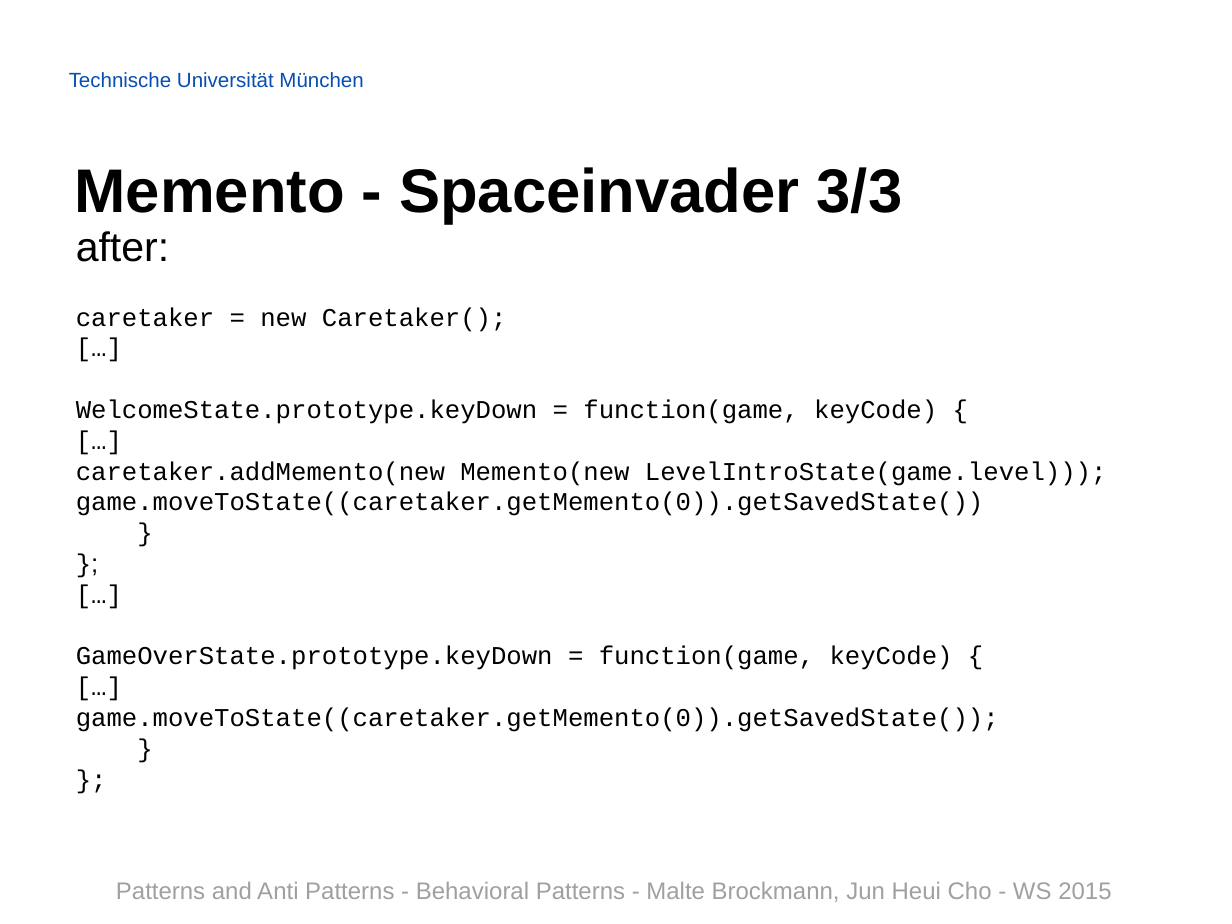
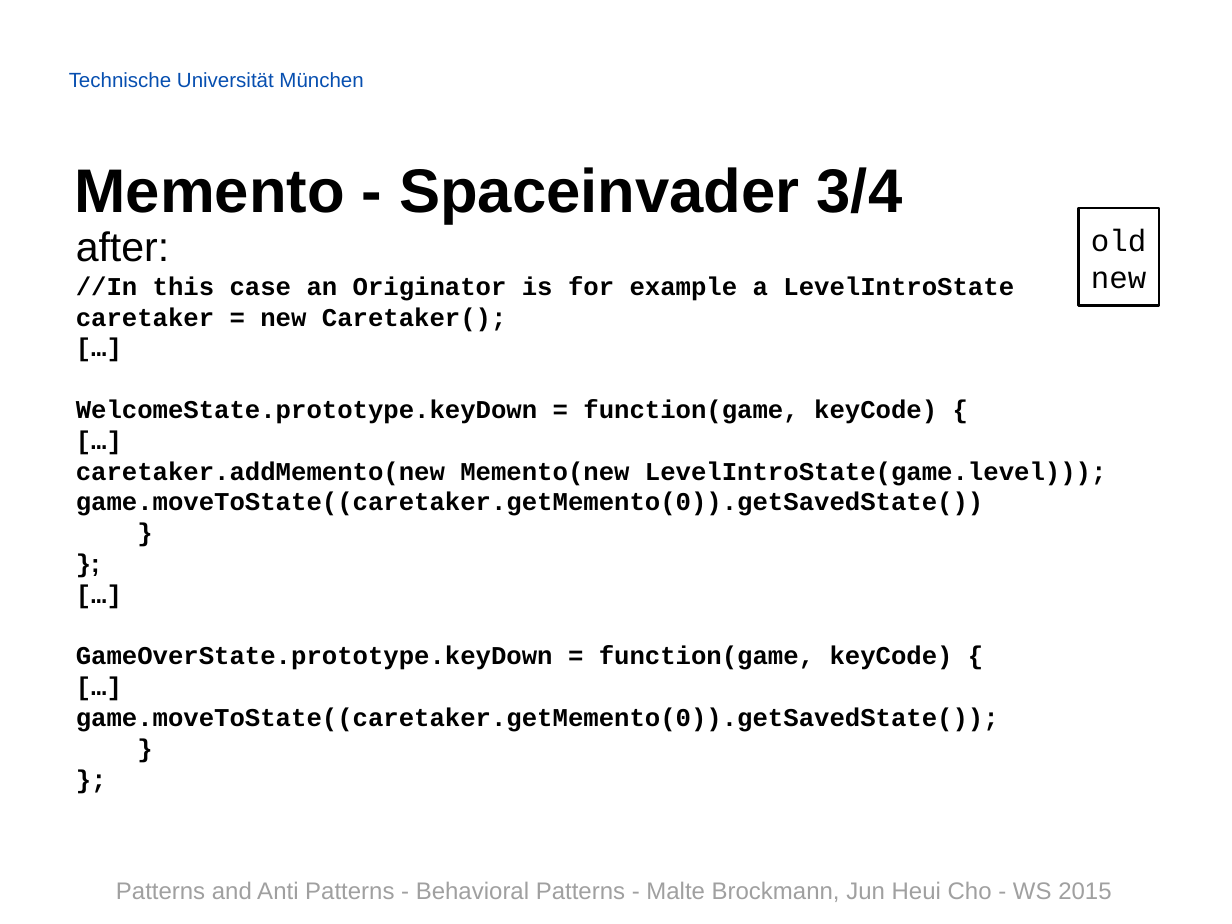
Before and after one commit to Painted6/Behavioral-design-patterns, a slide deck: slide 15 of Behavioral Patterns - JS Patterns and Anti Patterns.pptx (slide 16 before the commit). Drawn at 1232x924 pixels with LibreOffice and Linux fonts; fonts in the diff are those of the drawing; background and template pictures are left out. Boxes give left, top, right and bottom in pixels: in the first picture for what was removed or moved away, otherwise in the second. Text is boxed around its words. In the diff, an @@ line names an element or a change of style, - is before the commit and + after.

```diff
--- a/Behavioral Patterns - JS Patterns and Anti Patterns.pptx
+++ b/Behavioral Patterns - JS Patterns and Anti Patterns.pptx
@@ title at bbox=[75, 167, 903, 224]: text changed @@
-Memento - Spaceinvader 3/3
+Memento - Spaceinvader 3/4
@@ rectangle added at bbox=[1079, 208, 1159, 306], outline #000000 1.5 pt, 18 pt, text #000000 @@
+old
+new
@@ text at bbox=[76, 276, 1014, 301]: paragraph added @@
+//In this case an Originator is for example a LevelIntroState
@@ text at bbox=[76, 307, 1107, 732]: bold on in "caretaker = new Caretaker();", "[…]", "WelcomeState.prototype.keyDown = function(game, keyCode) {", "[…]" and 9 more places @@
```
Also in this commit, not shown: 28 other slides changed, 2 slides added, 1 slide removed.
